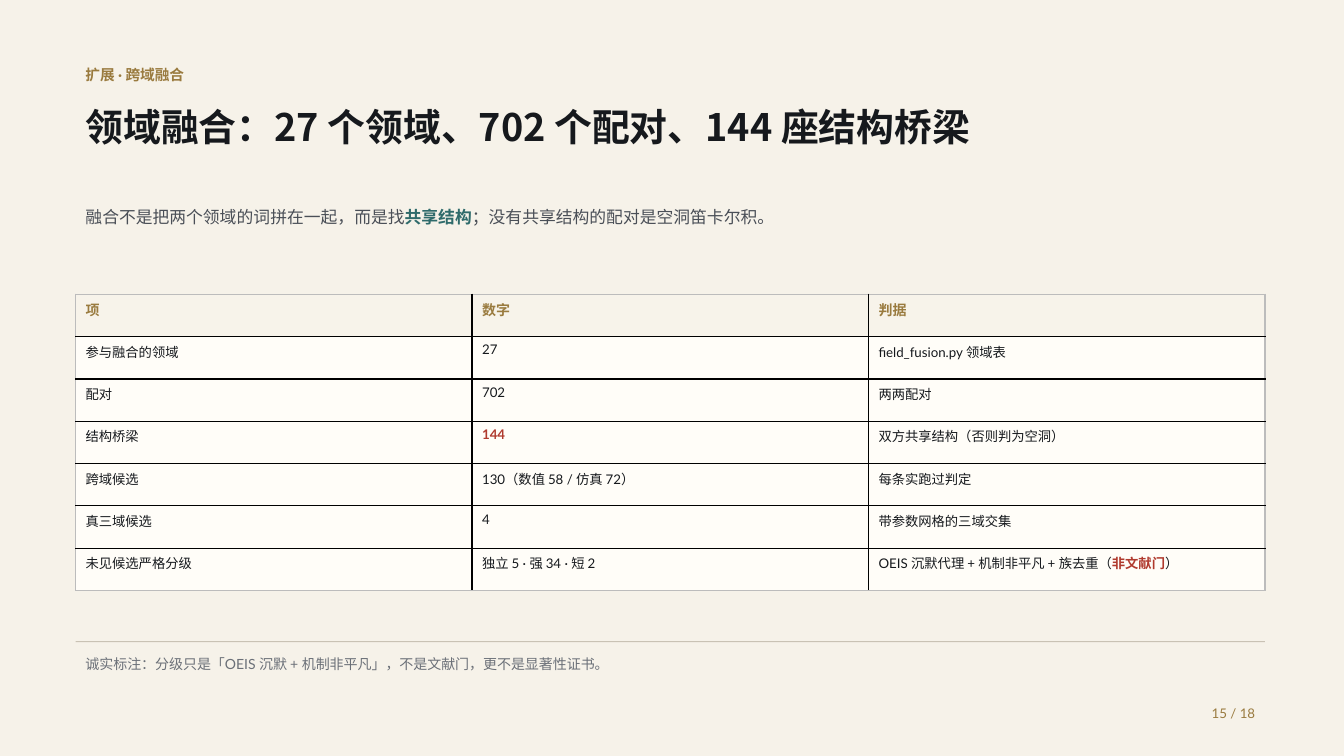
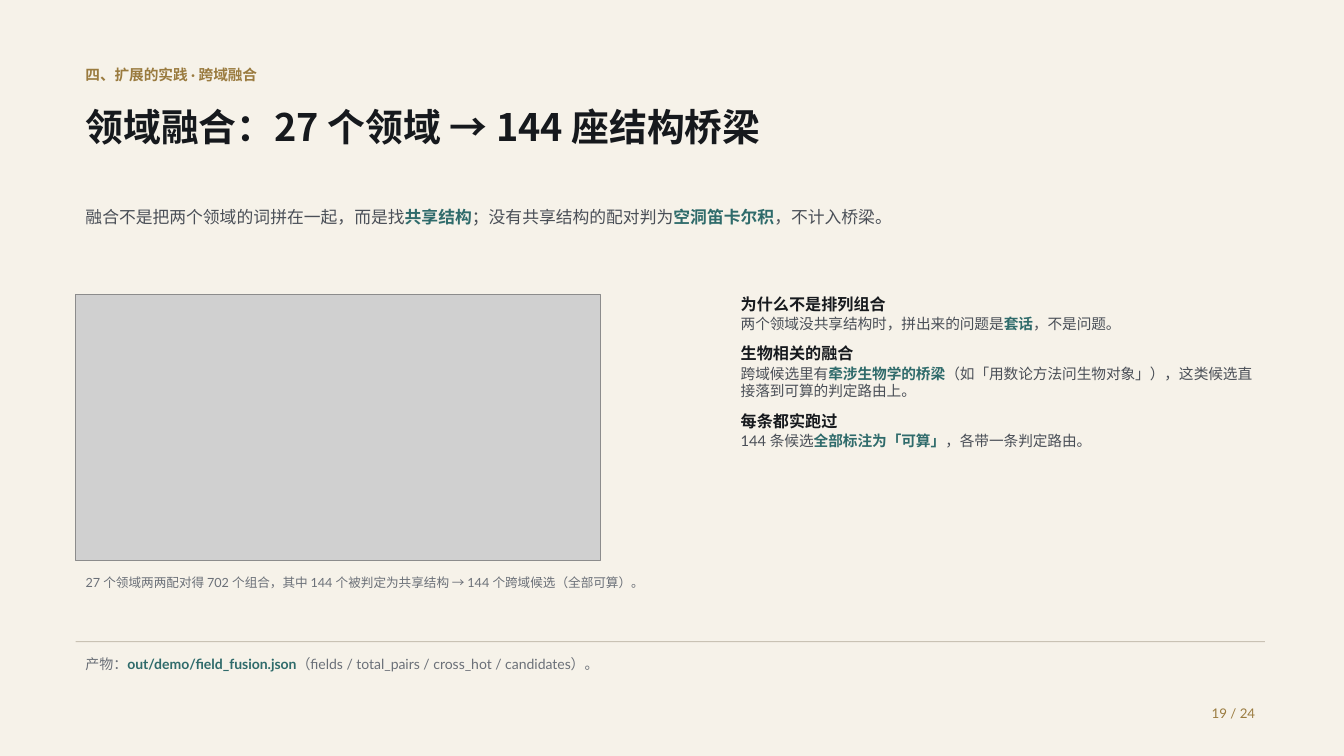
Before and after one commit to shikunpneg/ask-dao, a slide deck: slide 19 of docs/ppt/ask-dao-biomed-deck.pptx (slide 15 before the commit). Drawn at 1344x756 pixels with LibreOffice and Linux fonts; fonts in the diff are those of the drawing; grey boxes stand for pictures. Boxes give left, top, right and bottom in pixels: in the first picture for what was removed or moved away, otherwise in the second. Text is boxed around its words. In the diff, an @@ line names an element or a change of style, - is before the commit and + after.

Commit message:
PPT 按真实口径重做：真问句 + 新知识 + dao-v0.3 是提问微调模型（24 页）
用户指出三处我理解错了，已全部改到页面上：
1. 「真实的问题」要问句原文 —— 新增一页「机器提出的问题，长什么样」，
   三条方法学追问的 statement 直接从 out/biomed_demo/problems_paper.json 读，
   一字不改（spec 里不手写问句，防止复述走样）。
2. 「dao 模型在生物医学的实践」= dao-v 0.3 这个专门用来提问的微调模型，
   不是系统那一代。§3 重写为：RFT 后训练模型 + ModelScope studio 真实界面
   + 它现场生成的三个问句（原句）+ Holdout 0.7113 vs 0.6888（头对 3:2:7）
   + 两条能力边界（只做生物医学 / 只提问不判定）。
   原先「系统那一代」的内容（544 条 / 23 领域、15 进制裁决、想象路五步）
   移入 §4 扩展的实践。
3. 用用户给的三张真实图：studio 界面（§3）、系统架构图（§1）、道 logo（封面）。

封面按用户改写的文案重写（并修正「两种种」→「两种」）：
已有的 AI4S 生态擅长解决问题，但「问题从哪来」长期空缺。

新增 tools/deck_figs.py 里的白话版 E-value 图：不再画「HR vs E-value」两组条
让人自己对照，而是直接回答「要推翻这条结论，隐藏因素得多强」，
并把三条结论的强弱差别画出来（1.67 站得住 / 2.34 最稳 / 1.16 几乎站不住）。

正式交付文件改回规范名 docs/ppt/ask-dao-biomed-deck.{pptx,pdf}
（之前的 ask-dao-report.* 是 PowerPoint 占用时的临时名，已停止跟踪）。

```diff
--- a/docs/ppt/ask-dao-biomed-deck.pptx
+++ b/docs/ppt/ask-dao-biomed-deck.pptx
@@ text at <box>85,67,257,81</box>: text changed @@
-扩展 · 跨域融合
+四、扩展的实践 · 跨域融合
@@ text at <box>85,108,761,145</box>: text changed @@
-领域融合：27 个领域、702 个配对、144 座结构桥梁
+领域融合：27 个领域 → 144 座结构桥梁
@@ text at <box>85,208,891,226</box>: text changed @@
-融合不是把两个领域的词拼在一起，而是找共享结构；没有共享结构的配对是空洞笛卡尔积。
+融合不是把两个领域的词拼在一起，而是找共享结构；没有共享结构的配对判为空洞笛卡尔积，不计入桥梁。
@@ table removed at <box>76,294,1264,591</box>, 7 rows, 3 columns @@
-项 | 数字 | 判据
-参与融合的领域 | 27 | field_fusion.py 领域表
-配对 | 702 | 两两配对
-结构桥梁 | 144 | 双方共享结构（否则判为空洞）
-跨域候选 | 130（数值 58 / 仿真 72） | 每条实跑过判定
-真三域候选 | 4 | 带参数网格的三域交集
-未见候选严格分级 | 独立 5 · 强 34 · 短 2 | OEIS 沉默代理 + 机制非平凡 + 族去重（非文献门）
@@ picture added at <box>76,294,601,561</box> @@
@@ text added at <box>741,296,1253,448</box>, 10.5 pt, text #4A4F57 @@
+为什么不是排列组合
+两个领域没共享结构时，拼出来的问题是套话，不是问题。
+生物相关的融合
+跨域候选里有牵涉生物学的桥梁（如「用数论方法问生物对象」），这类候选直接落到可算的判定路由上。
+每条都实跑过
+144 条候选全部标注为「可算」，各带一条判定路由。
@@ text added at <box>86,576,644,588</box>, 9 pt, text #6B7078 @@
+27 个领域两两配对得 702 个组合，其中 144 个被判定为共享结构 → 144 个跨域候选（全部可算）。
@@ text at <box>85,657,598,672</box>: text changed @@
-诚实标注：分级只是「OEIS 沉默 + 机制非平凡」，不是文献门，更不是显著性证书。
+产物：out/demo/field_fusion.json（fields / total_pairs / cross_hot / candidates）。
@@ text at <box>1212,708,1255,718</box>: text changed @@
-15 / 18
+19 / 24
```
Also in this commit, not shown: 13 other slides changed, 10 slides added, 4 slides removed, 37 other files.
